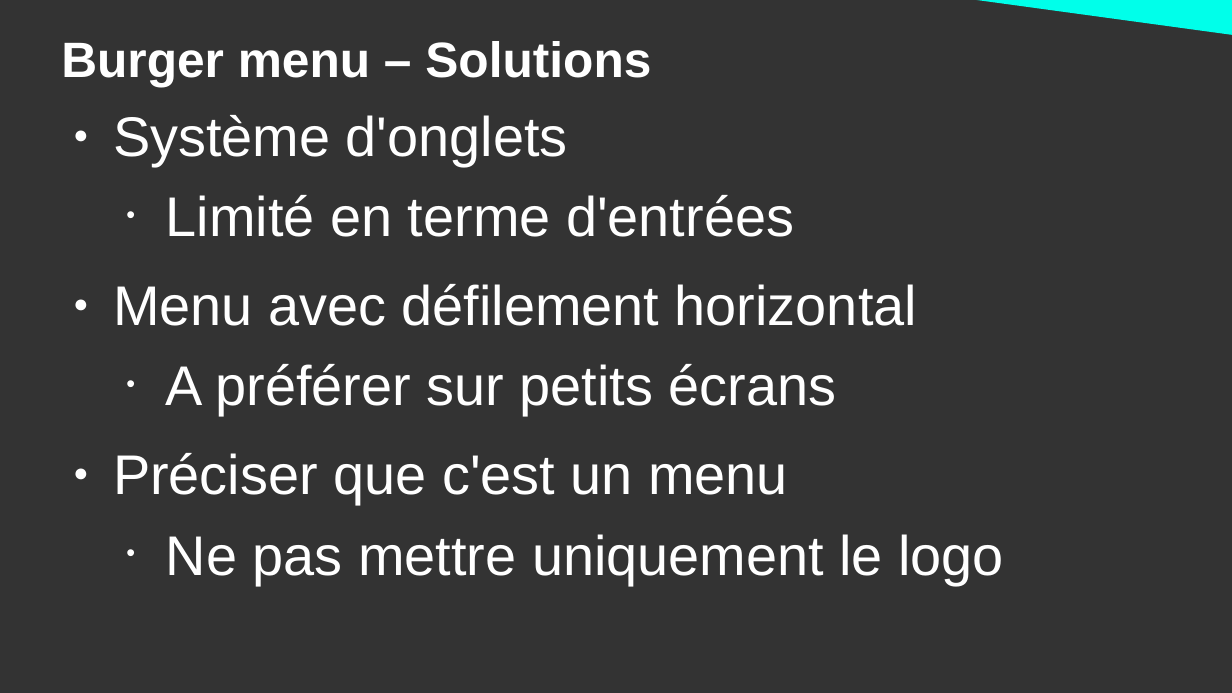
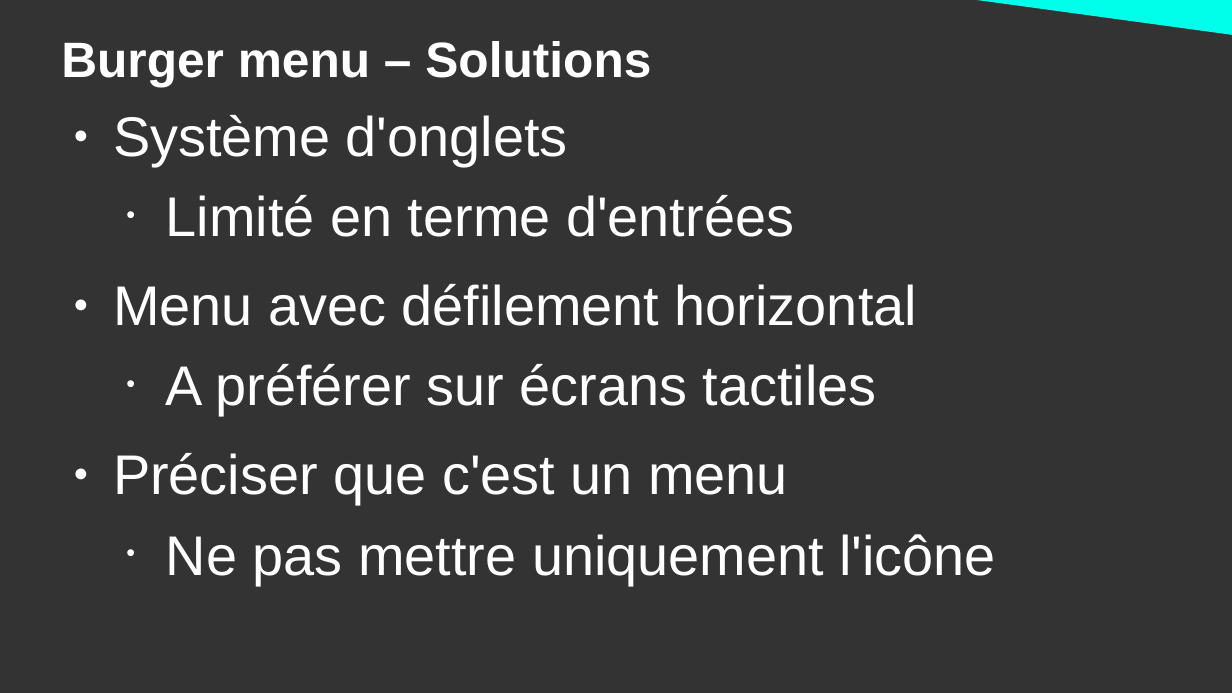
Before and after one commit to DanYellow/cours, a slide deck: slide 25 of ergonomie-et-accessibilite-s2/numero-1/presentation.odp. Drawn at 1232x693 pixels with LibreOffice and Linux fonts; fonts in the diff are those of the drawing. Boxes give left, top, right and bottom in pixels: in the first picture for what was removed or moved away, otherwise in the second. Text is boxed around its words. In the diff, an @@ line names an element or a change of style, - is before the commit and + after.

```diff
--- a/ergonomie-et-accessibilite-s2/numero-1/presentation.odp
+++ b/ergonomie-et-accessibilite-s2/numero-1/presentation.odp
@@ text at [166,364,877,415]: text changed @@
-  • A préférer sur petits écrans
+  • A préférer sur écrans tactiles
@@ text at [166,534,996,584]: text changed @@
-  • Ne pas mettre uniquement le logo
+  • Ne pas mettre uniquement l'icône
```
Also in this commit, not shown: 1 other slide changed, 4 other files.
